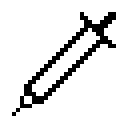
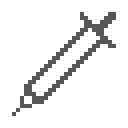
Revision of a layered 128px x 128px image; what changed, layer by layer:
painted on "Layer" over bbox(12, 12, 116, 116)
